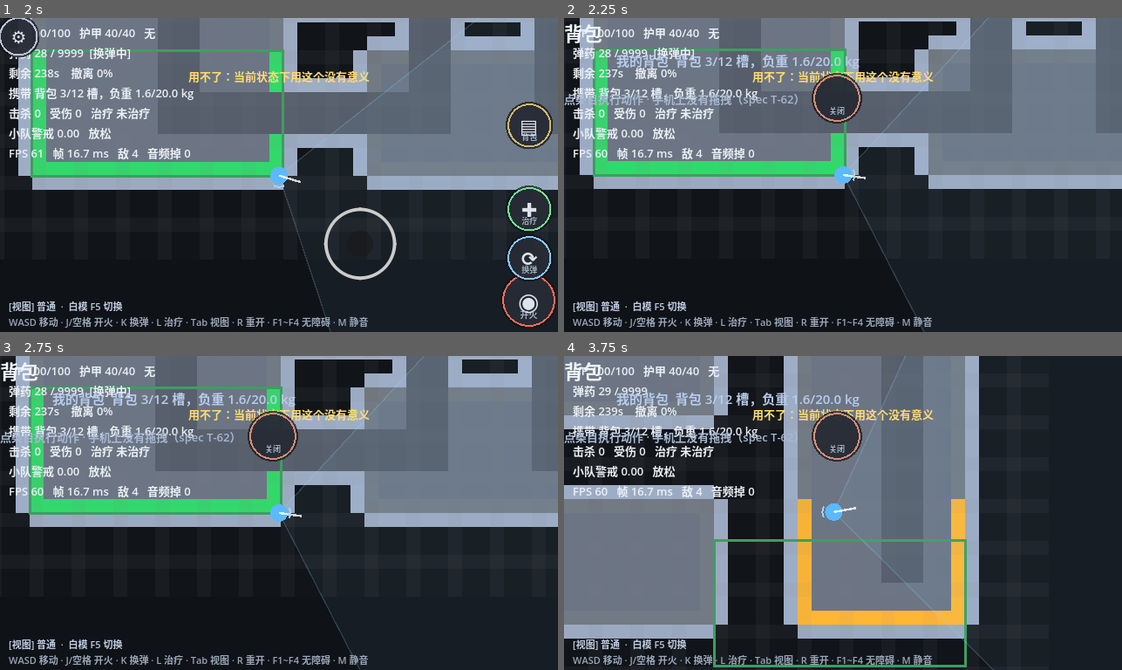
Above: before the commit, frames 1-4 (two rows, left to right).
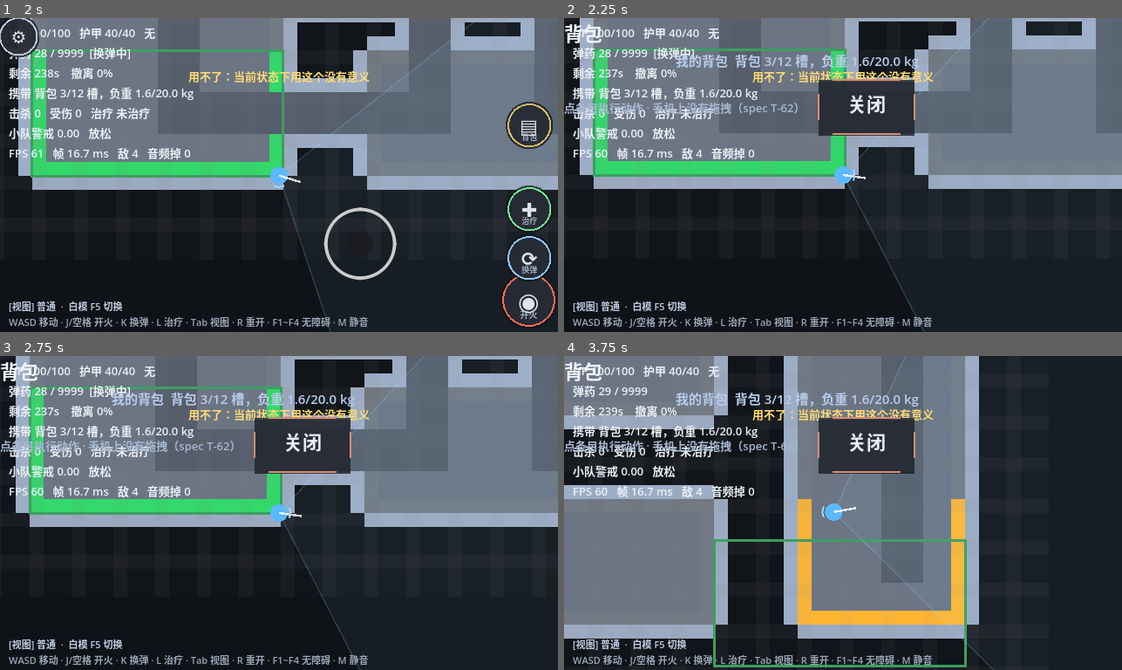
Above: after the commit, the same moments.

Repository: gungnior/SDCgame
Game: Godot game, scene res://view/raid_scene.tscn
Two runs of this game, one before a commit and one after it. Both use one fixed random seed, a clock stepped at 60 frames per second and the inputs below.
Inputs (mouse positions are in pixels of both pictures, inside the frame that each line leads up to):
- Up to frame 1 (2 s): tap Enter at 0.5 s; move the mouse to (530, 300) at 0.52 s; hold D (move_right) 0.53-1.28 s; tap R at 0.6 s; click (530, 300) at 0.67 s; tap Space at 0.77, 1.52 s; move the mouse to (530, 256) at 1.27 s; hold S (move_down) from 1.28 s (still down); tap T at 1.35 s; click (530, 256) at 1.42 s
- Up to frame 2 (2.25 s): move the mouse to (1094, 209) at 2.02 s; release S (move_down) at 2.03 s; hold D (move_right) from 2.03 s (still down); tap B at 2.1 s; click (1094, 209) at 2.17 s
- Up to frame 3 (2.75 s): keep holding D (move_right)
- Up to frame 4 (3.75 s): tap Space at 2.75, 3.02 s; move the mouse to (736, 428) at 2.77 s; release D (move_right) at 2.78 s; hold W (move_up) 2.78-3.53 s; tap K at 2.85 s; click (736, 428) at 2.92 s; move the mouse to (1094, 462) at 3.52 s; hold A (move_left) from 3.53 s (still down); tap L at 3.6 s; click (1094, 462) at 3.67 s

Frame 1 is identical in both runs. In frame 2, 4.7% of the frame differs, in the area x 0-64%, y 11-38%; in frame 3, 4.7%; in frame 4, 4.9%.
Error before the commit: Trying to get a return value of a method that returns "void" (res://ui/touch_button.gd:87)
Error after the commit: Trying to get a return value of a method that returns "void" (res://ui/touch_button.gd:91)

Commit message:
fix(ui): 设置菜单塌成 0 尺寸 -> "看不到继续"（本会话第三次同一根因）
用户 PC 实测："esc 了看不到继续"。

== 定位手段：写了个布局探针，不再靠读代码猜 ==
新增 `test/menu_probe.gd/.tscn`：用**场景**当主场景跑
（不能用 `--script`，那种模式下 autoload 不注册，突袭场景一实例化就
 "Identifier not found: Game"），打开设置菜单后：
  · 打印视口尺寸与菜单自身 size
  · 递归枚举所有带文字的控件，报告 global_position / size / 是否在视口内
  · 存一张截图

第一次探针输出直接指出问题：
  菜单 visible=true size=(0.0, 0.0)     <- 自身尺寸是 0
  继续   pos=(136,14) size=(60,60)      <- 且 60x60（我设的 150x76 被覆盖）
截图里看得很清楚：**暗色背景和所有开关都没渲染，
只有顶部两个小圆按钮，文字还溢出到圆外面。**

== 根因（本会话第三次）==
`Control` 直接挂在 `CanvasLayer` 下时，`set_anchors_preset(FULL_RECT)`
**解析不到父矩形** -> 自身 size 停在 (0,0) -> 子节点全部塌掉 ->
`ScrollContainer` 把内容整段裁掉。
① 虚拟摇杆 ② 结算面板 ③ 设置菜单 —— 三次症状不同，根因完全相同。

修：
  · `_fit_viewport()`：把自身 size 钉到视口，并监听 `size_changed`
    （窗口缩放 / 安卓旋转后要重新同步）
  · `TouchButton._ready()`：**只在调用方没指定时才**推 base_radius 的最小尺寸。
    早先无条件覆盖，把设置菜单设的 150x76 悄悄改成 60x60。
  · `TouchButton` 新增 `_draw_wide()`：控件明显偏宽时画**圆角矩形**
    并按可用高度选字号、多行居中（否则文字溢出圆形按钮）
  · 操作按钮从滚动内容**底部**移到**顶部固定栏**
    （16 行按键说明 + 一堆开关比屏幕高，放底部一定会被挤出可视区）

== 探针结果（修后）==
  菜单 size=(640,360)                     <- 正确
  继续      pos=(280,14) size=(150,76)    <- 顶部、够大、完整可见
  返回藏身处 pos=(442,14) size=(170,76)
  所有开关完整可见

测试：617 项通过，0 失败
（新增：Control 尺寸不得塌成 0 / 设置菜单布局，
 包含"先 fit 再 connect"的顺序断言和"继续按钮必须在滚动区之前创建"）

Diff:
--- /dev/null
+++ b/test/menu_probe.gd
@@ -0,0 +1,60 @@
+extends Node
+
+## 设置菜单布局探针（**用场景跑，不用 --script**）
+##
+## ⚠️ 为什么不用 `--script`：那种模式下 autoload（Game/Feel/Sfx/Tel）不会注册，
+##    突袭场景一实例化就 "Identifier not found: Game"。
+##    用场景当主场景跑，autoload 才会正常加载。
+##
+## 用法：
+##   godot --path . res://test/menu_probe.tscn
+
+func _ready() -> void:
+	DirAccess.make_dir_recursive_absolute(
+		ProjectSettings.globalize_path("res://art/_raw"))
+	var scene: Node = load("res://view/raid_scene.tscn").instantiate()
+	add_child(scene)
+	await _frames(40)
+
+	var sm: Node = scene.get("settings_menu")
+	if sm == null:
+		print("❌ 拿不到 settings_menu")
+		get_tree().quit(1)
+		return
+	sm.call("open")
+	await _frames(25)
+
+	var vp := get_viewport().get_visible_rect().size
+	print("=== 视口 %s ===" % str(vp))
+	print("菜单 visible=%s size=%s" % [sm.get("visible"), str(sm.get("size"))])
+	print("=== 带文字的控件是否在视口内 ===")
+	_report(sm, vp)
+
+	var img := get_viewport().get_texture().get_image()
+	var path := "res://art/_raw/_menu.png"
+	img.save_png(path)
+	print("截图：%s  %dx%d" % [path, img.get_width(), img.get_height()])
+	get_tree().quit(0)
+
+
+func _frames(n: int) -> void:
+	for i in n:
+		await get_tree().process_frame
+
+
+func _report(n: Node, vp: Vector2) -> void:
+	for c in n.get_children():
+		if c is Control and (c as Control).visible:
+			var txt := str(c.get("label_text")) if c.get("label_text") != null else ""
+			if txt != "":
+				var ctl := c as Control
+				var r := Rect2(ctl.global_position, ctl.size)
+				var full := r.position.y >= -1.0 and r.end.y <= vp.y + 1.0 \
+					and r.position.x >= -1.0 and r.end.x <= vp.x + 1.0
+				var part := r.position.y < vp.y and r.end.y > 0.0
+				print("  %s %-16s pos=(%.0f,%.0f) size=(%.0f,%.0f)  %s" % [
+					"OK " if full else ("部分" if part else "**外**"),
+					txt.replace("\n", "|").substr(0, 16),
+					r.position.x, r.position.y, r.size.x, r.size.y,
+					"完整可见" if full else ("部分可见" if part else "在视口外")])
+		_report(c, vp)
--- /dev/null
+++ b/test/menu_probe.tscn
@@ -0,0 +1,6 @@
+[gd_scene load_steps=2 format=3]
+
+[ext_resource type="Script" path="res://test/menu_probe.gd" id="1_probe"]
+
+[node name="MenuProbe" type="Node"]
+script = ExtResource("1_probe")
--- a/test/run_tests.gd
+++ b/test/run_tests.gd
@@ -67,6 +67,7 @@
 	_suite("真机修复4：散布收缩 hitbox", _test_spread_radius_factor)
 	_suite("PC实测：粒子坐标换算", _test_fx_cell_coords)
 	_suite("PC实测：键位与设置菜单", _test_keybindings)
+	_suite("PC实测：Control 尺寸不得塌成 0", _test_control_size_not_zero)
 
 	print("")
 	if _failed == 0:
@@ -2651,3 +2652,58 @@
 	var sm := FileAccess.get_file_as_string("res://ui/settings_menu.gd")
 	_check(not sm.contains("func _get("),
 		"设置菜单没有定义 _get（会与 Object._get(StringName) 签名冲突）")
+
+
+# ─────────────────── 本会话【第三次】栽的同一个坑 ───────────────────
+
+func _test_control_size_not_zero() -> void:
+	# ⚠️ 这个坑在本会话里踩了三次：
+	#   ① 虚拟摇杆   —— 布局全挤在角落
+	#   ② 结算面板   —— 面板整个看不见
+	#   ③ 设置菜单   —— 按 ESC 后**只看得到顶部两个小圆按钮，
+	#                   暗色背景和所有开关都不渲染**（用户："esc 了看不到继续"）
+	#
+	# 根因完全相同：**`Control` 直接挂在 `CanvasLayer` / `Node2D` 下时，
+	#   `set_anchors_preset(FULL_RECT)` 解析不到父矩形 -> 自身 size 停在 (0,0)
+	#   -> 子节点全部塌掉。**
+	#
+	# 正确做法：自己跟 viewport 尺寸同步（并在 viewport 变化时重新同步）。
+	var sm := FileAccess.get_file_as_string("res://ui/settings_menu.gd")
+	_check(sm.contains("func _fit_viewport"), "设置菜单有 _fit_viewport")
+	_check(sm.contains("size = vp"), "把自身 size 钉到视口尺寸")
+	_check(sm.contains("get_viewport().size_changed.connect"),
+		"监听 viewport 尺寸变化（窗口/旋转后要重新同步）")
+	# 顺序：必须先手动同步一次，再连信号（否则第一帧仍然是塌的）
+	var i_fit := sm.find("_fit_viewport()")
+	var i_conn := sm.find("size_changed.connect")
+	_check(i_fit > 0 and i_conn > 0 and i_fit < i_conn,
+		"先同步再连接信号（fit@%d < connect@%d）" % [i_fit, i_conn])
+
+	# 结算面板也要有这个兜底（它是第二个踩坑的地方）
+	var ro := FileAccess.get_file_as_string("res://ui/result_overlay.gd")
+	_check(ro.contains("get_viewport_rect()") or ro.contains("size = vp"),
+		"结算面板也用了 viewport 兜底")
+
+	# TouchButton 不能无条件覆盖调用方设的最小尺寸 ——
+	# 否则设置菜单里设的 150x76 会被悄悄改成 60x60，文字溢出到圆外
+	var tb := FileAccess.get_file_as_string("res://ui/touch_button.gd")
+	_check(tb.contains("if custom_minimum_size == Vector2.ZERO"),
+		"TouchButton 只在调用方没指定时才推最小尺寸")
+	_check(tb.contains("func _draw_wide"),
+		"宽控件画圆角矩形（否则文字溢出圆形按钮）")
+
+
+func _test_settings_menu_layout() -> void:
+	# 直接读源码断言"操作按钮在顶部固定栏"，而不是在滚动区底部。
+	# 早先放在滚动内容末尾 —— 16 行按键说明 + 一堆开关比屏幕高，
+	# 按钮被挤到折叠线以下，玩家根本看不到（真机原话："看不到继续"）。
+	var sm := FileAccess.get_file_as_string("res://ui/settings_menu.gd")
+	var i_bar := sm.find("顶部固定栏")
+	var i_scroll := sm.find("下方滚动区")
+	var i_resume := sm.find("resume_top")
+	_check(i_bar > 0, "有顶部固定栏")
+	_check(i_scroll > 0, "有下方滚动区")
+	_check(i_resume > 0, "「继续」按钮存在")
+	_check(i_resume < i_scroll,
+		"「继续」在滚动区【之前】创建 = 位于固定栏，不会被内容挤出屏幕")
+	_check(sm.contains("went_hideout.emit()"), "「返回藏身处」仍可用")
--- /dev/null
+++ b/test/screenshot_menu.gd
@@ -0,0 +1,71 @@
+extends SceneTree
+
+## 打开设置菜单后截图，用来验证"继续"按钮是否可见。
+##
+## ⚠️ 为什么专门写这个：用户反馈"esc 了看不到继续"，
+##    而我当时只能靠读代码猜布局。截图能直接看到结果。
+##
+## 用法：
+##   godot --path . --script res://test/screenshot_menu.gd
+
+func _init() -> void:
+	var out_dir := "res://art/_raw"
+	DirAccess.make_dir_recursive_absolute(ProjectSettings.globalize_path(out_dir))
+
+	var scene: Node = load("res://view/raid_scene.tscn").instantiate()
+	root.add_child(scene)
+	await process_frame
+	await process_frame
+
+	# 让场景跑几帧把 UI 建好
+	for i in 30:
+		await process_frame
+
+	# 打开设置菜单
+	var sm: Node = scene.get("settings_menu")
+	if sm == null:
+		print("❌ 拿不到 settings_menu")
+		quit(1)
+		return
+	sm.call("open")
+	for i in 20:
+		await process_frame
+
+	# 等一帧让布局生效
+	await process_frame
+	await process_frame
+
+	# 报告关键控件的可达性 —— 这是"看不看得到继续"的客观判据
+	var vp := root.get_viewport().get_visible_rect().size
+	print("视口: %s" % str(vp))
+	print("菜单 visible=%s  size=%s  pos=%s" % [
+		sm.get("visible"), str(sm.get("size")), str(sm.get("position"))])
+
+	var found := 0
+	_report(sm, vp, found)
+
+	var img := root.get_texture().get_image()
+	var path := out_dir + "/_menu.png"
+	img.save_png(path)
+	print("截图已保存：%s  %dx%d" % [path, img.get_width(), img.get_height()])
+	quit(0)
+
+
+## 递归找出所有可见的 TouchButton，报告它们是否真的落在视口内
+func _report(n: Node, vp: Vector2, found: int) -> void:
+	for c in n.get_children():
+		if c is Control and c.get("visible") == true:
+			var txt := ""
+			if c.get("label_text") != null:
+				txt = str(c.get("label_text"))
+			if txt != "" and c is Control:
+				var r: Rect2 = Rect2((c as Control).global_position, (c as Control).size)
+				var in_vp := r.position.y >= 0 and r.end.y <= vp.y \
+					and r.position.x >= 0 and r.end.x <= vp.x
+				var partial := r.position.y < vp.y and r.end.y > 0
+				print("  [%s] %-14s pos=(%.0f,%.0f) size=(%.0f,%.0f) %s" % [
+					"✓" if in_vp else ("~" if partial else "✗"),
+					txt.replace("\n", "|"), r.position.x, r.position.y,
+					r.size.x, r.size.y,
+					"完整可见" if in_vp else ("部分可见" if partial else "**在视口外**")])
+		_report(c, vp, found)
--- a/ui/settings_menu.gd
+++ b/ui/settings_menu.gd
@@ -32,12 +32,33 @@
 
 func _ready() -> void:
 	visible = false
-	set_anchors_preset(Control.PRESET_FULL_RECT)
 	mouse_filter = Control.MOUSE_FILTER_IGNORE
-	# ALWAYS：保持本菜单在极端情况下也能响应
 	process_mode = Node.PROCESS_MODE_ALWAYS
+	# ⚠️⚠️【本会话第三次栽在这里】⚠️⚠️
+	#   `Control` 直接挂在 `CanvasLayer` 下时，`set_anchors_preset(FULL_RECT)`
+	#   **解析不到父矩形** -> 自身 size 停在 (0,0) ->
+	#   子节点（背景 ColorRect / ScrollContainer）全部塌成 0 尺寸 ->
+	#   ScrollContainer 把内容整段裁掉。
+	#   实测表现：按 ESC 后【只看得到顶部两个小圆按钮，背景和所有开关都不渲染】。
+	#   （前两次是虚拟摇杆和结算面板，症状不同、根因相同。）
+	#   修法：自己跟 viewport 尺寸同步。
+	_fit_viewport()
+	if get_viewport() != null:
+		get_viewport().size_changed.connect(_fit_viewport)
 	_build()
 	_force_always(self)
+
+
+## 把自身尺寸钉到视口上（Control 挂在非 Control 父节点下时必须手动做）
+func _fit_viewport() -> void:
+	var vp := get_viewport_rect().size
+	if vp.x <= 0.0 or vp.y <= 0.0:
+		# 极端情况：viewport 还没准备好 -> 退回项目设定的视口尺寸
+		vp = Vector2(ProjectSettings.get_setting("display/window/size/viewport_width", 640),
+			ProjectSettings.get_setting("display/window/size/viewport_height", 360))
+	position = Vector2.ZERO
+	size = vp
+	set_anchors_preset(Control.PRESET_FULL_RECT)
 
 
 func _build() -> void:
@@ -47,15 +68,66 @@
 	bg.set_anchors_preset(Control.PRESET_FULL_RECT)
 	add_child(bg)
 
+	# ── 纵向两段：顶部固定操作栏 + 下方滚动设置区 ──
+	#
+	# ⚠️ 真机反馈："esc 了看不到继续"。
+	#    早先把「继续 / 返回藏身处」放在滚动内容的**最底部**，
+	#    而按键说明有 16 行、加上一堆开关，内容比 720px 高得多 ——
+	#    按钮被挤到折叠线以下，玩家根本看不见。
+	#    现在把操作按钮放进**顶部固定栏**，无论内容多长都一定可见。
+	var col := VBoxContainer.new()
+	col.set_anchors_preset(Control.PRESET_FULL_RECT)
+	col.add_theme_constant_override("separation", 6)
+	add_child(col)
+
+	# ① 顶部固定栏（不滚动）
+	var bar := MarginContainer.new()
+	bar.add_theme_constant_override("margin_left", 28)
+	bar.add_theme_constant_override("margin_top", 14)
+	bar.add_theme_constant_override("margin_right", 28)
+	bar.add_theme_constant_override("margin_bottom", 6)
+	col.add_child(bar)
+
+	var bar_row := HBoxContainer.new()
+	bar_row.add_theme_constant_override("separation", 12)
+	bar.add_child(bar_row)
+
+	var title := _label("设置", 26, Color(0.95, 0.97, 1.0))
+	title.size_flags_horizontal = Control.SIZE_EXPAND_FILL
+	title.vertical_alignment = VERTICAL_ALIGNMENT_CENTER
+	bar_row.add_child(title)
+
+	var resume_top := TouchButton.new()
+	resume_top.label_text = "继续"
+	resume_top.use_hold = false
+	resume_top.base_radius = 30.0
+	resume_top.custom_minimum_size = Vector2(150, 76)
+	resume_top.accent = Color(0.42, 0.82, 0.52)
+	resume_top.pressed_down.connect(close)
+	bar_row.add_child(resume_top)
+
+	var hb_top := TouchButton.new()
+	hb_top.label_text = "返回藏身处"
+	hb_top.use_hold = false
+	hb_top.base_radius = 30.0
+	hb_top.custom_minimum_size = Vector2(170, 76)
+	hb_top.accent = Color(0.85, 0.62, 0.42)
+	hb_top.pressed_down.connect(func():
+		close()
+		went_hideout.emit())
+	bar_row.add_child(hb_top)
+	_bottom_hb = hb_top
+
+	# ② 下方滚动区
 	var sc := ScrollContainer.new()
-	sc.set_anchors_preset(Control.PRESET_FULL_RECT)
+	sc.size_flags_vertical = Control.SIZE_EXPAND_FILL
 	sc.horizontal_scroll_mode = ScrollContainer.SCROLL_MODE_DISABLED
-	add_child(sc)
+	col.add_child(sc)
 
 	var margin := MarginContainer.new()
 	margin.size_flags_horizontal = Control.SIZE_EXPAND_FILL
 	margin.add_theme_constant_override("margin_left", 28)
-	margin.add_theme_constant_override("margin_top", 18)
+	margin.add_theme_constant_override("margin_top", 2)
 	margin.add_theme_constant_override("margin_right", 28)
 	margin.add_theme_constant_override("margin_bottom", 18)
 	sc.add_child(margin)
@@ -64,8 +136,6 @@
 	_root.size_flags_horizontal = Control.SIZE_EXPAND_FILL
 	_root.add_theme_constant_override("separation", 6)
 	margin.add_child(_root)
-
-	_root.add_child(_label("设置", 26, Color(0.95, 0.97, 1.0)))
 
 	# ── 玩法辅助 ──
 	_root.add_child(_label("辅助瞄准", 15, Color(0.72, 0.80, 0.92)))
@@ -113,31 +183,12 @@
 		13, Color(0.78, 0.83, 0.90))
 	_root.add_child(keys)
 
-	var bottom := HBoxContainer.new()
-	bottom.add_theme_constant_override("separation", 10)
-	_root.add_child(bottom)
-	var resume := TouchButton.new()
-	resume.label_text = "继续"
-	resume.use_hold = false
-	resume.base_radius = 30.0
-	resume.custom_minimum_size = Vector2(0, 88)
-	resume.size_flags_horizontal = Control.SIZE_EXPAND_FILL
-	resume.accent = Color(0.42, 0.82, 0.52)
-	resume.pressed_down.connect(close)
-	bottom.add_child(resume)
-
-	var hb := TouchButton.new()
-	hb.label_text = "返回藏身处"
-	hb.use_hold = false
-	hb.base_radius = 30.0
-	hb.custom_minimum_size = Vector2(0, 88)
-	hb.size_flags_horizontal = Control.SIZE_EXPAND_FILL
-	hb.accent = Color(0.85, 0.62, 0.42)
-	hb.pressed_down.connect(func():
-		close()
-		went_hideout.emit())
-	bottom.add_child(hb)
-	_bottom_hb = hb
+	# 结尾的「继续 / 返回藏身处」已经移到【顶部固定栏】了（见 _build 开头）。
+	# 这里不再重复放 —— 早先放这里就是因为它们被挤到折叠线以下，
+	# 玩家按 ESC 后完全看不到（真机反馈："esc 了看不到继续"）。
+	_root.add_child(_label(
+		"（按 ESC 或点右上角「继续」关闭本菜单）",
+		12, Color(0.55, 0.60, 0.68)))
 
 
 var _bottom_hb: TouchButton = null
--- a/ui/touch_button.gd
+++ b/ui/touch_button.gd
@@ -29,7 +29,11 @@
 func _ready() -> void:
 	# 摇杆容器 / 按钮必须是 STOP，否则触不到（spec §2.2 常见 bug）
 	mouse_filter = Control.MOUSE_FILTER_STOP
-	custom_minimum_size = Vector2(base_radius * 2, base_radius * 2)
+	# ⚠️ 只在调用方【没显式指定】时才用 base_radius 推最小尺寸。
+	#    早先无条件覆盖，导致设置菜单里设的 150x76 被悄悄改成 60x60，
+	#    按钮上的文字直接溢出到圆外面（截图里看得很清楚）。
+	if custom_minimum_size == Vector2.ZERO:
+		custom_minimum_size = Vector2(base_radius * 2, base_radius * 2)
 	set_process(true)
 
 
@@ -103,6 +107,16 @@
 
 func _draw() -> void:
 	var c := _center()
+	# ⚠️ 控件尺寸和"圆"未必一致：
+	#    游戏内摇杆按钮是正方形（圆正好），但设置菜单里的开关是 186x68 的长方形。
+	#    早先无论控件多宽都按 base_radius 画圆 + 文字放圆下方，
+	#    结果文字直接溢出到圆外面（截图里看得很清楚）。
+	#    现在：明显偏宽时画【圆角矩形】，并按可用宽度自动选字号、居中排版。
+	var wide := size.x > size.y * 1.4
+	if wide:
+		_draw_wide()
+		return
+
 	var r := base_radius
 	# 底：被按下时缩一点（廉价但有效的按压反馈）
 	var rr := r * (1.0 - _visual * 0.08)
@@ -124,3 +138,37 @@
 			var sz2 := f2.get_string_size(label_text, HORIZONTAL_ALIGNMENT_LEFT, -1, fs2)
 			draw_string(f2, c + Vector2(-sz2.x * 0.5, r * 0.72), label_text,
 				HORIZONTAL_ALIGNMENT_LEFT, -1, fs2, Color(0.72, 0.78, 0.86, 0.85))
+
+
+## 宽控件（设置菜单里的开关/操作按钮）：圆角矩形 + 自动换行居中
+func _draw_wide() -> void:
+	var c := _center()
+	var pad := 5.0
+	var rc := Rect2(Vector2(pad, pad), size - Vector2(pad, pad) * 2.0)
+	var rad := minf(rc.size.y * 0.34, 16.0)
+	draw_rect(Rect2(rc.position + Vector2(0, 2), rc.size), Color(0.06, 0.07, 0.09, 0.72), true)
+	var fill := Color(0.16, 0.18, 0.22, 0.86).lerp(accent.darkened(0.35), _visual)
+	draw_rect(rc, fill, true)
+	# 边框（圆角用四条线近似，够看）
+	var bc := accent.lerp(Color.WHITE, _visual * 0.5)
+	var w := 2.0 + _visual
+	draw_line(rc.position + Vector2(rad, 0), rc.position + Vector2(rc.size.x - rad, 0), bc, w)
+	draw_line(rc.position + Vector2(rad, rc.size.y), rc.position + Vector2(rc.size.x - rad, rc.size.y), bc, w)
+	draw_line(rc.position + Vector2(0, rad), rc.position + Vector2(0, rc.size.y - rad), bc, w)
+	draw_line(rc.position + Vector2(rc.size.x, rad), rc.position + Vector2(rc.size.x, rc.size.y - rad), bc, w)
+
+	var f := ThemeDB.fallback_font
+	if f == null:
+		return
+	var lines := label_text.split("\n")
+	# 按可用高度选字号，保证不溢出
+	var fs := int(clampf(rc.size.y / maxf(float(lines.size()), 1.0) * 0.62, 9.0, 22.0))
+	var lh := f.get_height(fs) * 1.05
+	var total := lh * float(lines.size())
+	var y := c.y - total * 0.5 + f.get_ascent(fs) * 0.92
+	for i in lines.size():
+		var line := str(lines[i])
+		var sz := f.get_string_size(line, HORIZONTAL_ALIGNMENT_LEFT, -1, fs)
+		var col := Color(0.95, 0.97, 1.0, 0.95) if i == 0 else Color(0.72, 0.80, 0.90, 0.92)
+		draw_string(f, Vector2(c.x - sz.x * 0.5, y + lh * float(i)), line,
+			HORIZONTAL_ALIGNMENT_LEFT, -1, fs, col)
Not shown, added: test/menu_probe.gd.uid
Not shown, added: test/screenshot_menu.gd.uid
